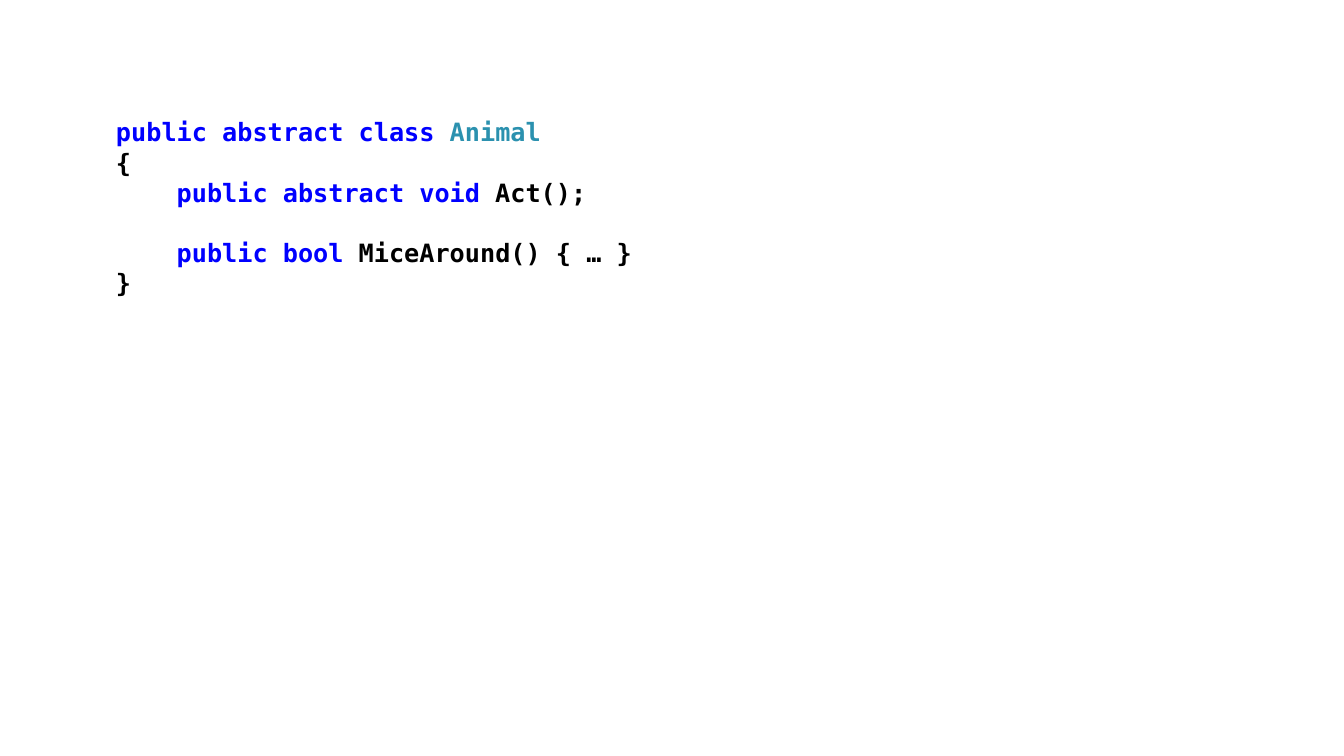
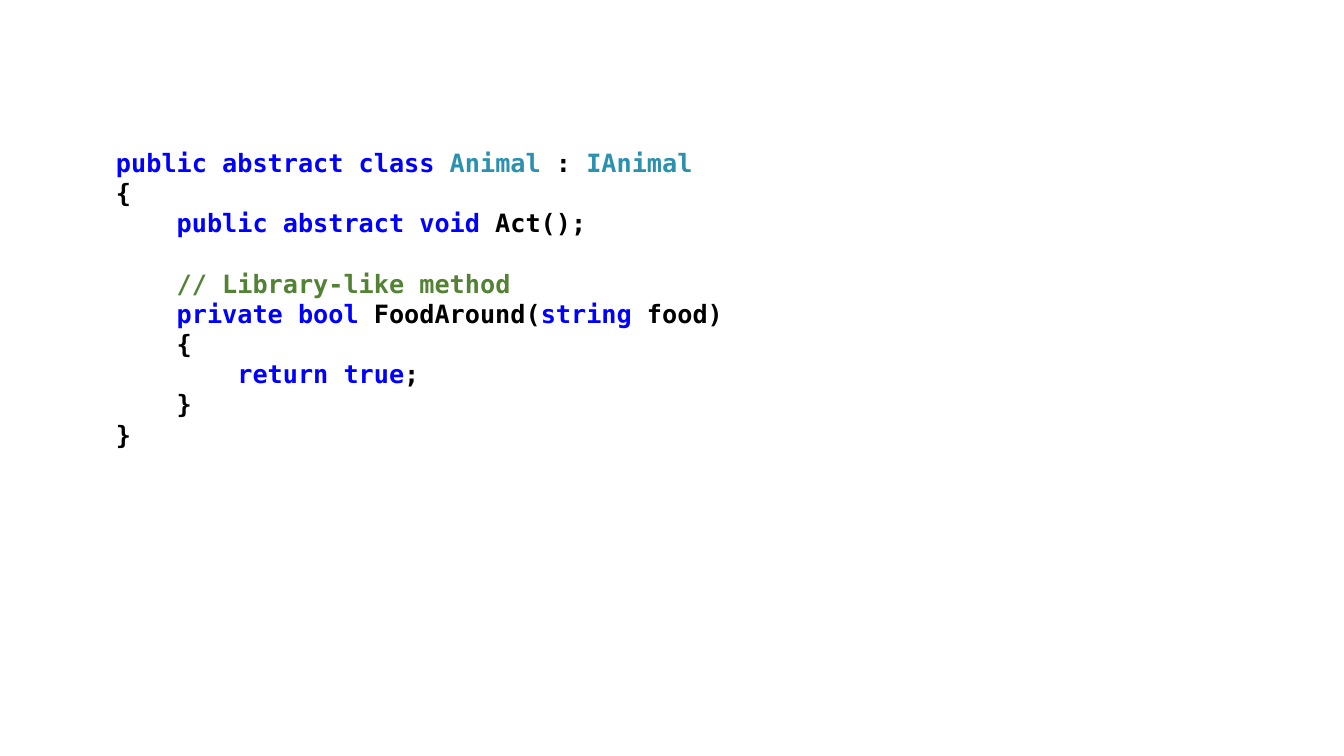
Before and after one commit to perl-easj/OOProg, a slide deck: slide 24 of Chap/SOLID/Presentations/SOLID.pptx (slide 26 before the commit). Drawn at 1344x756 pixels with LibreOffice and Linux fonts; fonts in the diff are those of the drawing. Boxes give left, top, right and bottom in pixels: in the first picture for what was removed or moved away, otherwise in the second. Text is boxed around its words. In the diff, an @@ line names an element or a change of style, - is before the commit and + after.

```diff
--- a/Chap/SOLID/Presentations/SOLID.pptx
+++ b/Chap/SOLID/Presentations/SOLID.pptx
@@ text at bbox=[116, 151, 723, 387]: paragraph added @@
+}
@@ text at bbox=[116, 151, 692, 178]: text changed @@
-public abstract class Animal
+public abstract class Animal : IAnimal
@@ text at bbox=[177, 272, 723, 387]: text changed; text colour #000000 to #0000FF @@
-public bool MiceAround() { … }
+// Library-like method
+private bool FoodAround(string food)
+{
+return true;
```
Also in this commit, not shown: 14 other slides changed, 17 slides added, 29 slides removed, 1 other file.
